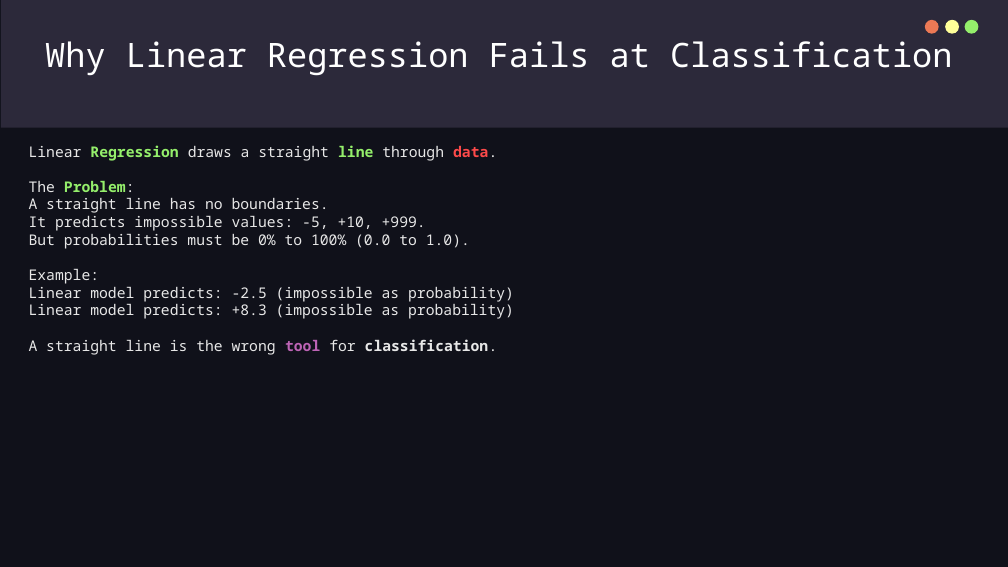
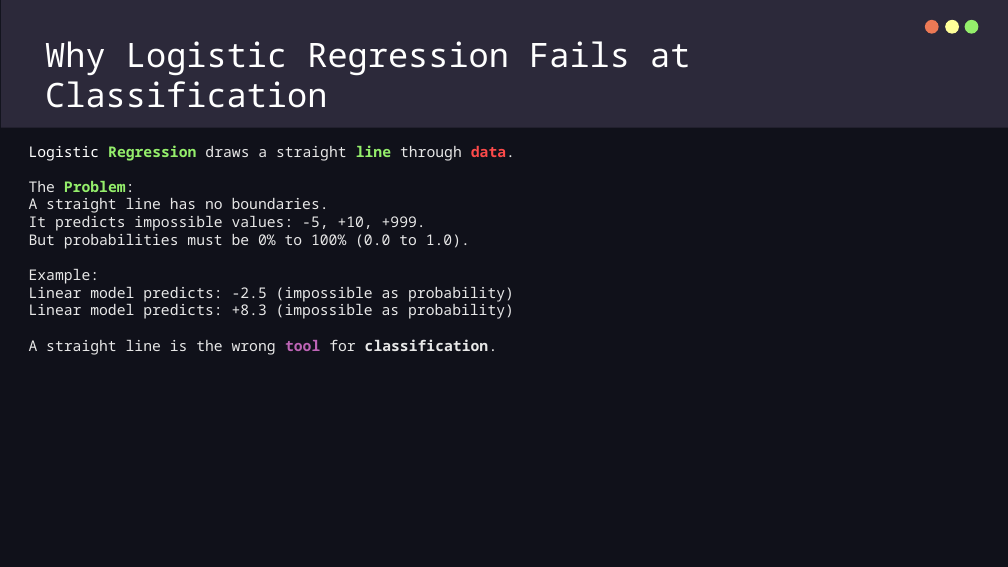
Before and after one commit to Babarparacha/devcastle, a slide deck: slide 5 of day_23/day_23.pptx. Drawn at 1008x567 pixels with LibreOffice and Linux fonts; fonts in the diff are those of the drawing. Boxes give left, top, right and bottom in pixels: in the first picture for what was removed or moved away, otherwise in the second. Text is boxed around its words. In the diff, an @@ line names an element or a change of style, - is before the commit and + after.

```diff
--- a/day_23/day_23.pptx
+++ b/day_23/day_23.pptx
@@ text at bbox=[45, 41, 690, 108]: text changed @@
-Why Linear Regression Fails at Classification
+Why Logistic Regression Fails at Classification
@@ text at bbox=[29, 145, 515, 161]: text changed @@
-Linear Regression draws a straight line through data.
+Logistic Regression draws a straight line through data.
```
Also in this commit, not shown: 1 other slide changed, 25 other files.
